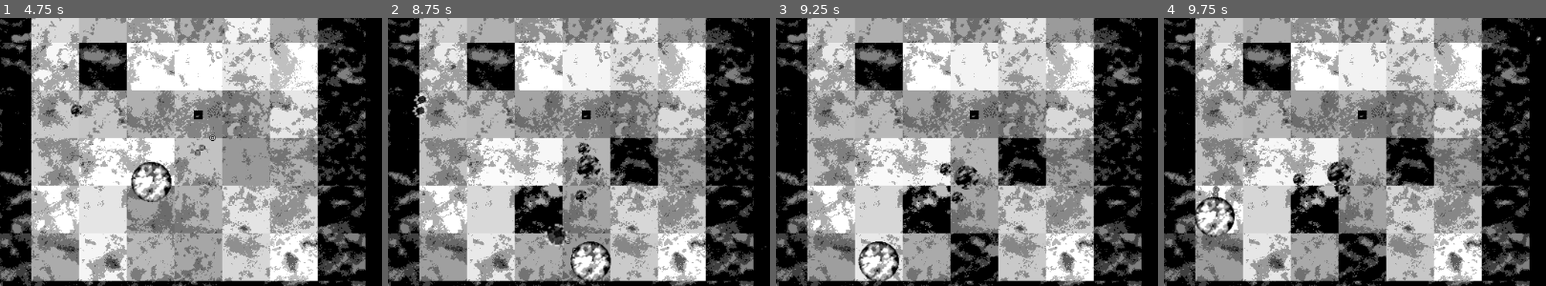
Above: before the commit, frames 1-4 (left to right).
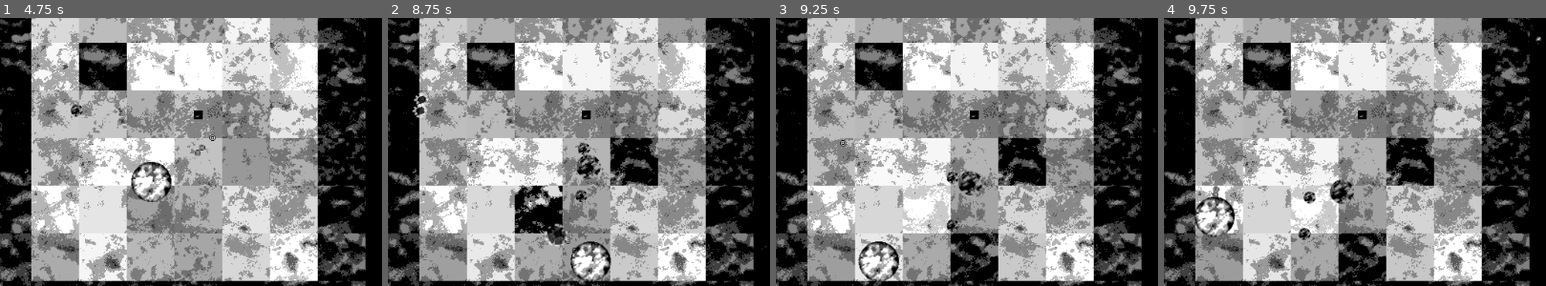
Above: after the commit, the same moments.

Repository: Indivicivet/ludumdare54
Game: Godot game, scene res://ludumdare54.tscn
The game is run twice, just before and just after one commit, with the same random seed, the same clock (stepped at 60 frames per second) and the same inputs.
Inputs (mouse positions are % of the whole screen's width and height, from its top left):
- Up to frame 1 (4.75 s): move the mouse to (45, 70) at 0.52 s; press the mouse at (45, 70) at 0.53 s; hold Up (up) 0.53-2.03 s; move the mouse to (80, 65) at 1.27 s; release the mouse at (80, 65) at 1.28 s; click (80, 65) at 1.35 s; move the mouse to (20, 35) at 2.02 s; press the mouse at (20, 35) at 2.03 s; hold Left (left) 2.03-3.53 s; move the mouse to (55, 50) at 2.77 s; release the mouse at (55, 50) at 2.78 s; click (55, 50) at 2.85 s; move the mouse to (35, 25) at 3.52 s; press the mouse at (35, 25) at 3.53 s; hold Down (down) 3.53-4.28 s; move the mouse to (72, 45) at 4.27 s; release the mouse at (72, 45) at 4.28 s; hold Right (right) from 4.28 s (still down); click (72, 45) at 4.35 s
- Up to frame 2 (8.75 s): move the mouse to (30, 55) at 5.02 s; release Right (right) at 5.03 s; press the mouse at (30, 55) at 5.03 s; hold Up (up) 5.03-5.78 s; move the mouse to (60, 28) at 5.77 s; release the mouse at (60, 28) at 5.78 s; hold Right (right) 5.78-8.03 s; click (60, 28) at 5.85 s; move the mouse to (45, 70) at 6.52 s; press the mouse at (45, 70) at 6.53 s; move the mouse to (80, 65) at 7.27 s; release the mouse at (80, 65) at 7.28 s; click (80, 65) at 7.35 s; move the mouse to (20, 35) at 8.02 s; press the mouse at (20, 35) at 8.03 s; hold Down (down) from 8.03 s (still down)
- Up to frame 3 (9.25 s): move the mouse to (55, 50) at 8.77 s; release Down (down) at 8.78 s; release the mouse at (55, 50) at 8.78 s; hold Left (left) from 8.78 s (still down); click (55, 50) at 8.85 s
- Up to frame 4 (9.75 s): move the mouse to (35, 25) at 9.52 s; release Left (left) at 9.53 s; press the mouse at (35, 25) at 9.53 s; hold Up (up) from 9.53 s (still down)
The pictures show only the part of the screen within x 28-78%, y 28-78%; the shares and areas given below are measured in that part.

Frame 1 is identical in both runs. In frame 2, 0.5% of the frame differs, in the area x 33-46%, y 62-81%; in frame 3, 3.1%, in the area x 16-54%, y 45-81%; in frame 4, 3.0%.

Commit message:
nerf blocks ;)

Diff:
--- a/scripts/floor_or_block.gd
+++ b/scripts/floor_or_block.gd
@@ -68,7 +68,7 @@
 
 
 func got_shot(_other):
-	heal(0.03)
+	heal(0.067)
 
 
 func _process(delta):
